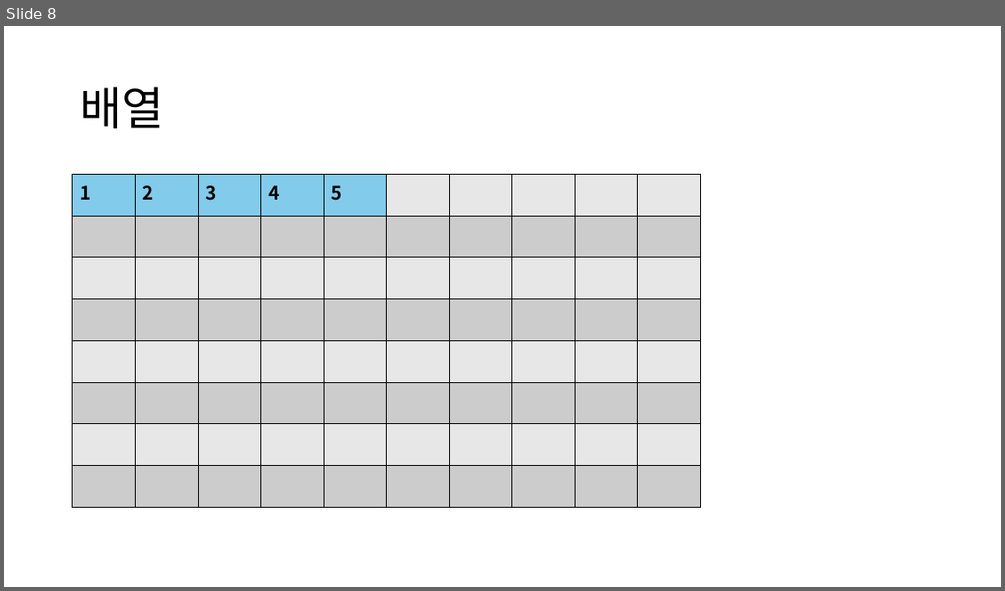
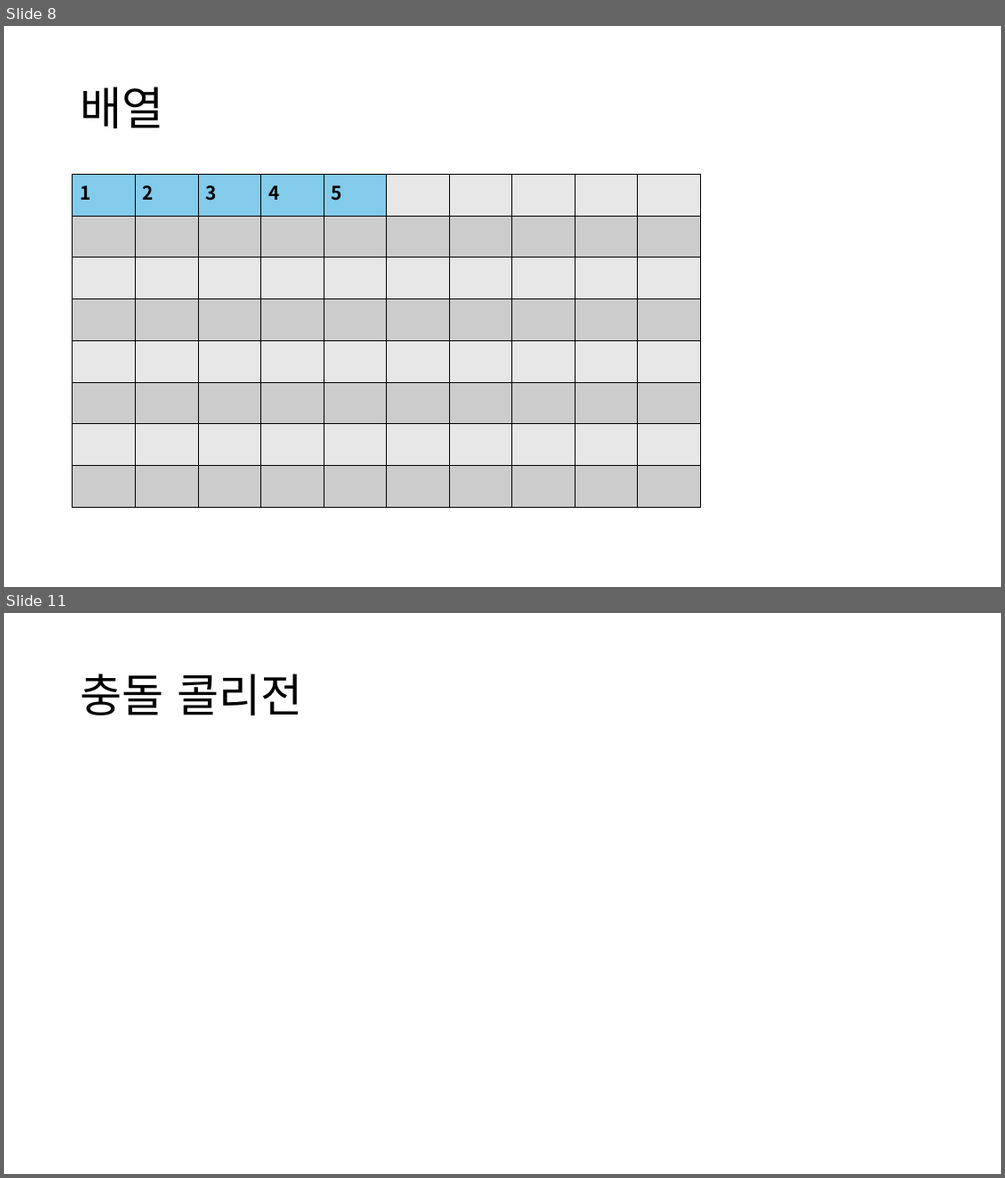
Before and after one commit to JaeHyoChoi/AS_ND_3, a slide deck: PPT/240628.pptx. Shown one above the other, each under a label of ours: slide 8 before the commit, slides 8 and 11 after it; the slides between them are not shown. The pictures are 1005x591 and 1005x1178 pixels, drawn with LibreOffice and Linux fonts; fonts in the diff are those of the drawing. Boxes give left, top, right and bottom in pixels: in the first picture for what was removed or moved away, otherwise in the second. Text is boxed around its words. In the diff, an @@ line names an element or a change of style, - is before the commit and + after.

```diff
--- a/PPT/240628.pptx
+++ b/PPT/240628.pptx
@@ slide 11 added at box(4, 613, 1001, 1174), background #FFFFFF @@
@@ title added at box(80, 674, 303, 715), 44 pt, text #000000 @@
+충돌 콜리전
```
Also in this commit, not shown: 1 other slide added, 24 other files.
